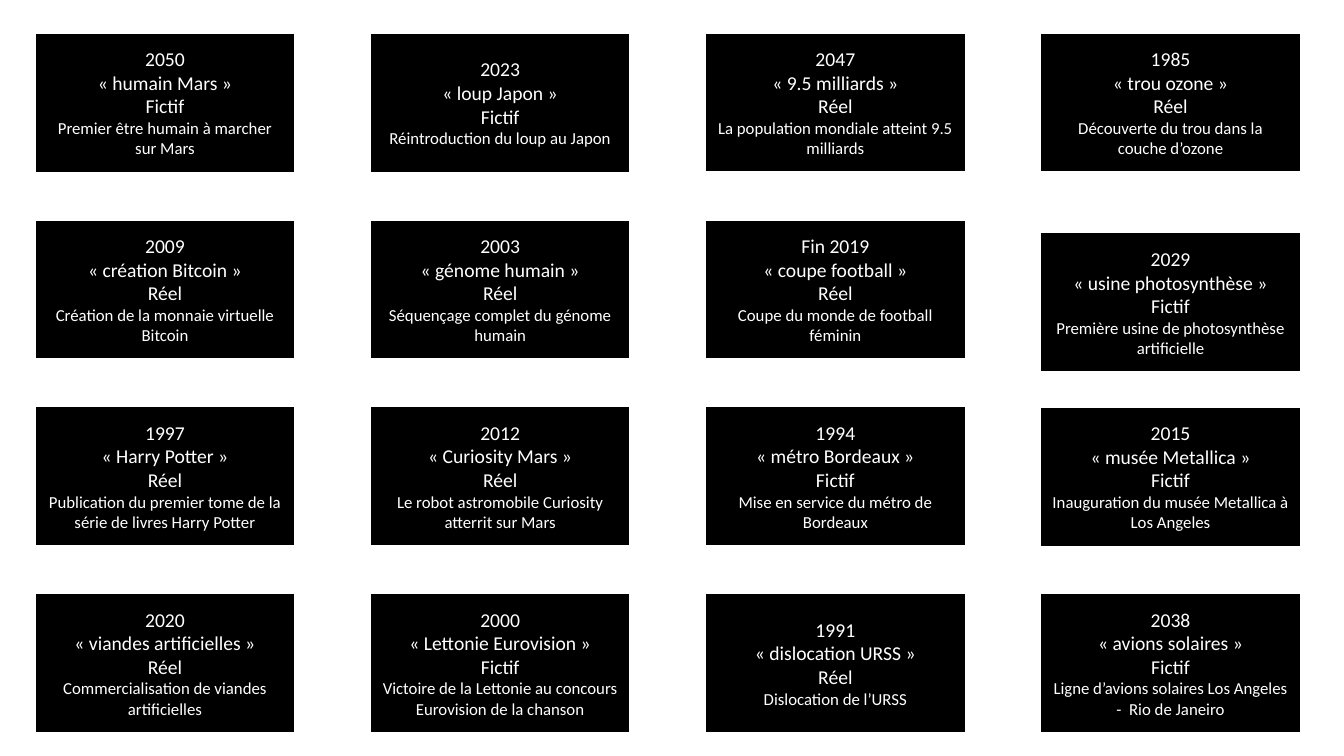
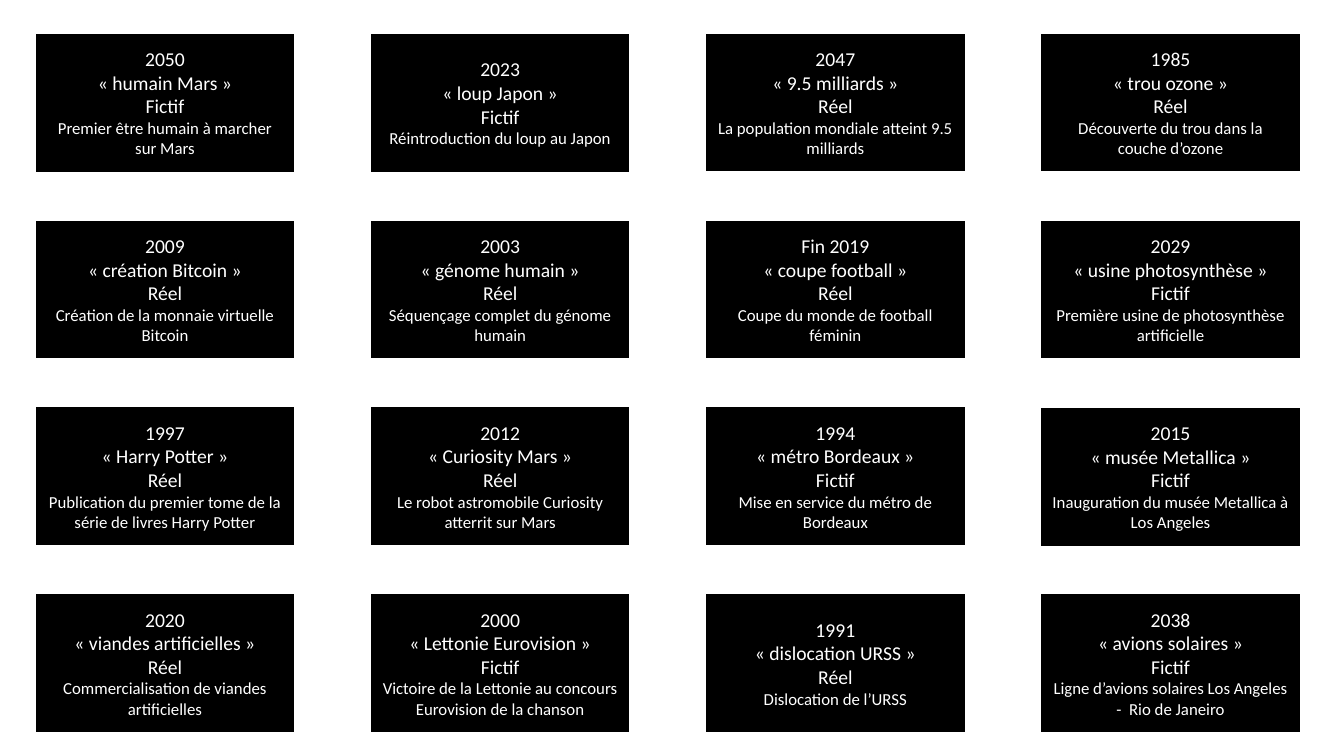
Before and after one commit to Anosaw/PCBS_Self-projection_in_MTT, a slide deck: slide 2 of documents/participant_event_list8.pptx. Drawn at 1344x756 pixels with LibreOffice and Linux fonts; fonts in the diff are those of the drawing. Boxes give left, top, right and bottom in pixels: in the first picture for what was removed or moved away, otherwise in the second. Text is boxed around its words. In the diff, an @@ line names an element or a change of style, - is before the commit and + after.

```diff
--- a/documents/participant_event_list8.pptx
+++ b/documents/participant_event_list8.pptx
@@ rectangle "2029": place and size @@
-rectangle "2029" at [1043,234,1300,370]
+rectangle "2029" at [1043,222,1300,358]
```
Also in this commit, not shown: 16 other files.
